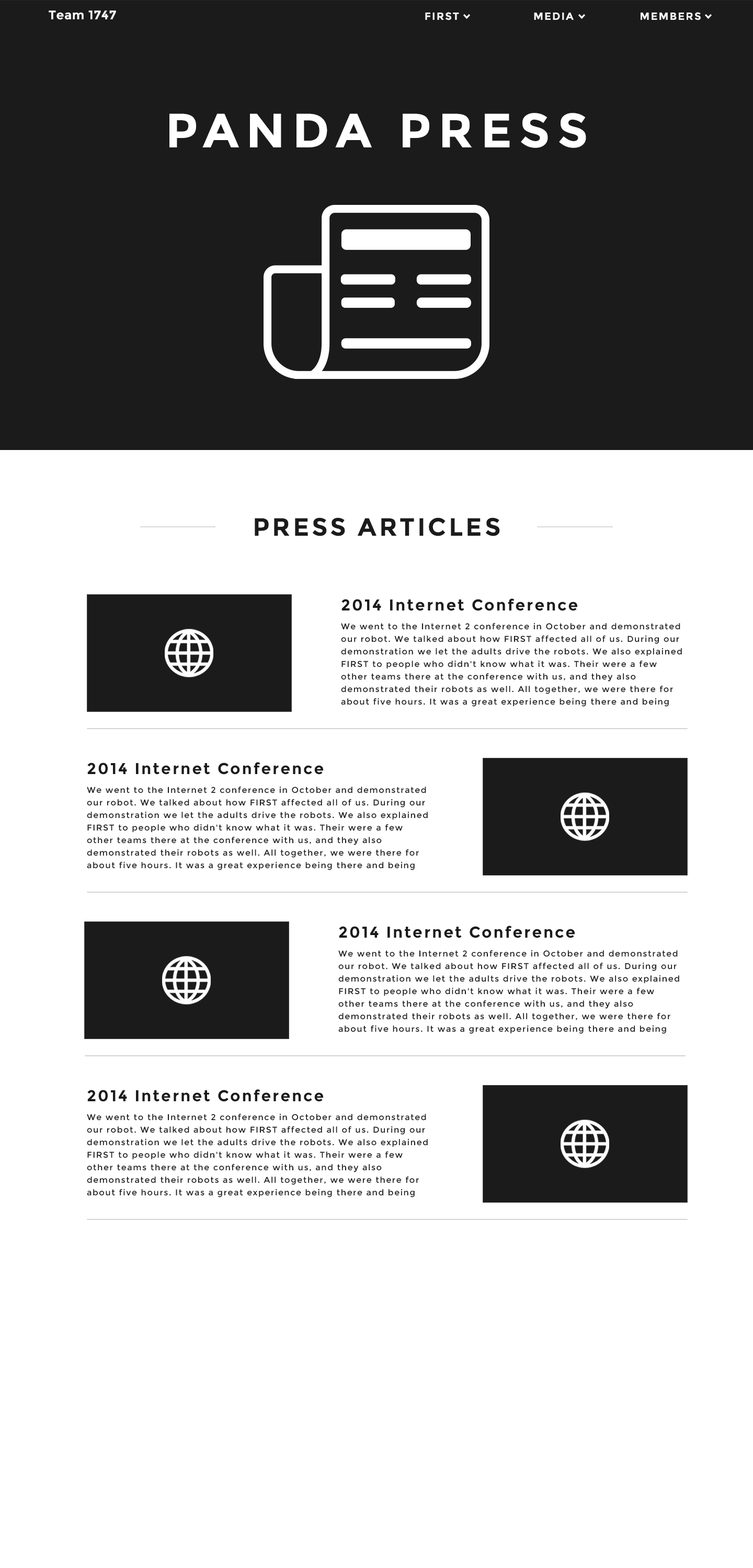
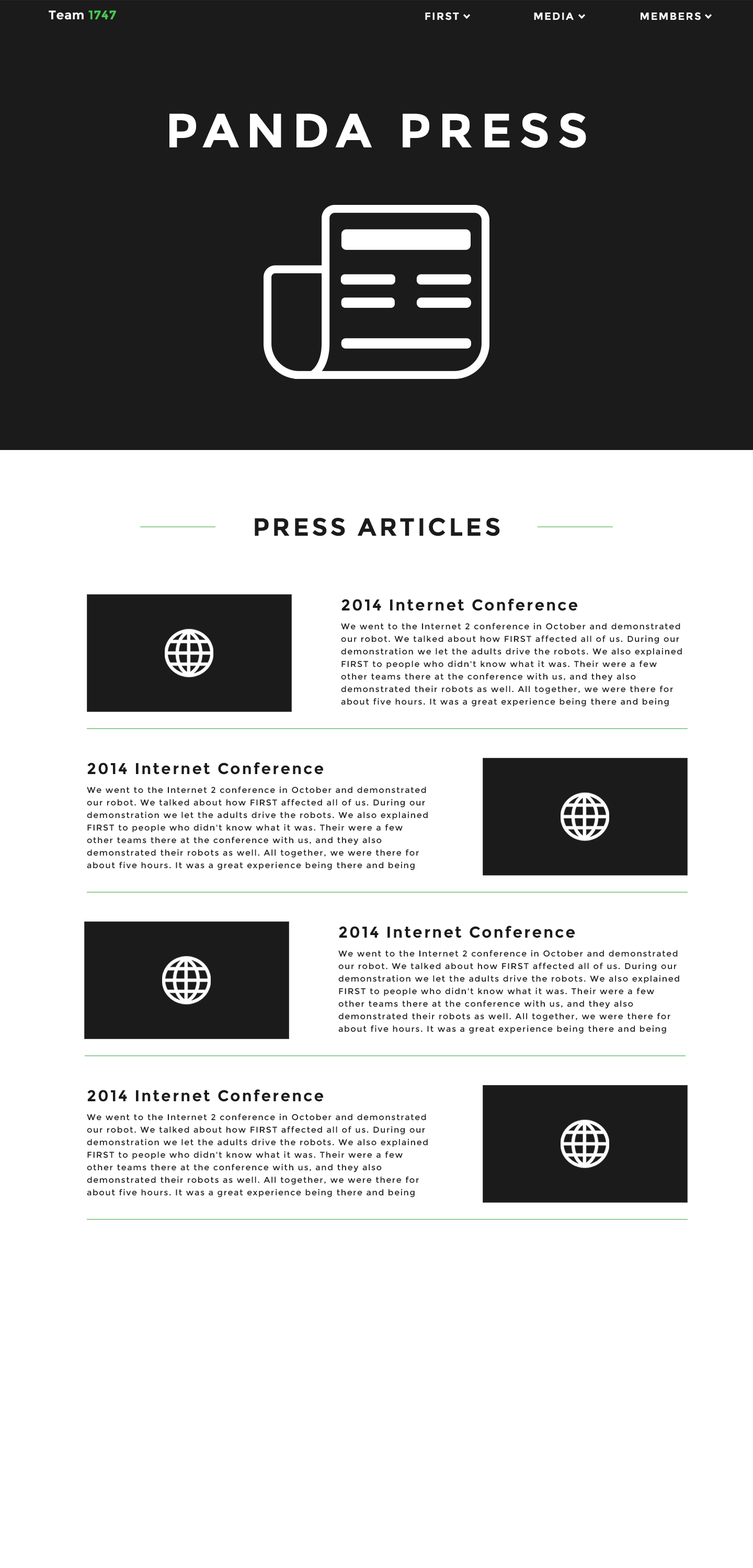
Revision of a layered 753×1568 image; what changed, layer by layer:
painted on "Team 1747" over [88, 10, 117, 20]
"Layer 12 copy (merged)": opacity 100% → 60%, painted on it over [140, 526, 613, 528]
"Layer 6": opacity 100% → 60%, painted on it over [86, 728, 688, 730]
"Layer 6 copy": opacity 100% → 60%, painted on it over [86, 891, 688, 893]
"Layer 6 copy 2": opacity 100% → 60%, painted on it over [84, 1055, 686, 1057]
"Layer 6 copy 3": opacity 100% → 60%, painted on it over [86, 1218, 688, 1220]
